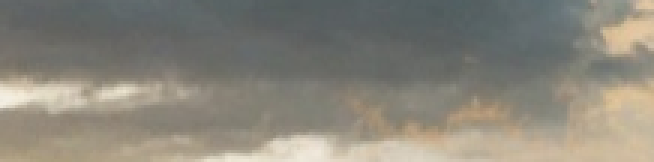
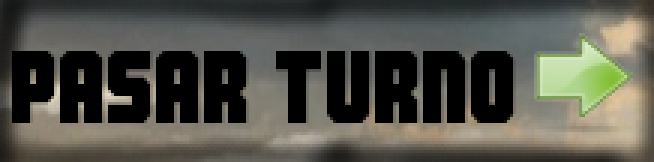
Two versions of the same layered image (654 x 162). Layer-by-layer changes:
removed layer "Capa pegada" over [0, 0, 654, 162]
added layer "pasar_turno (1).png" above "pasar turno" over [534, 33, 636, 135]
added layer "pasar turno" above "Fondo" over [12, 51, 516, 123]
painted on "Fondo" over [0, 0, 654, 162]
